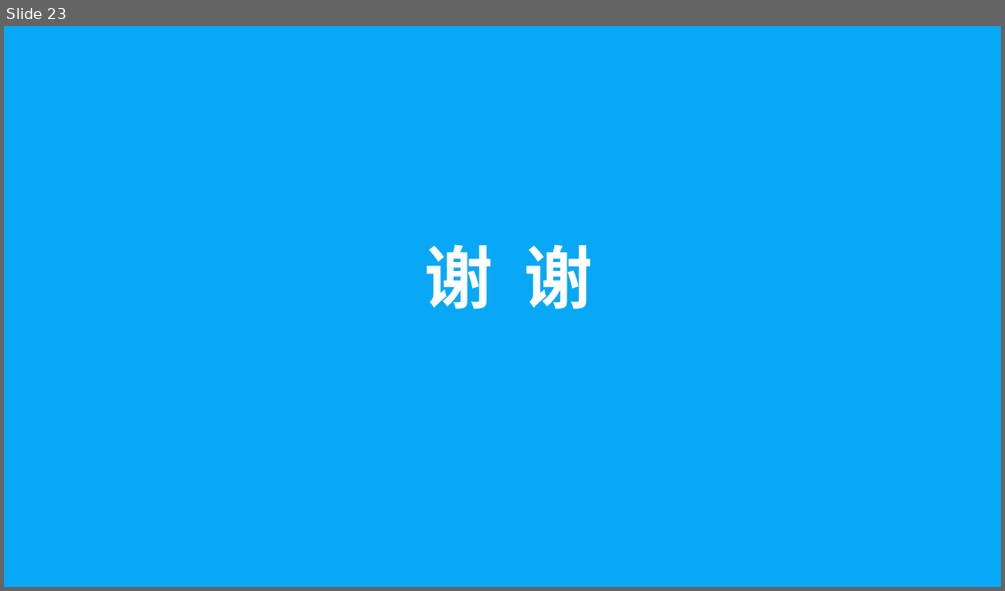
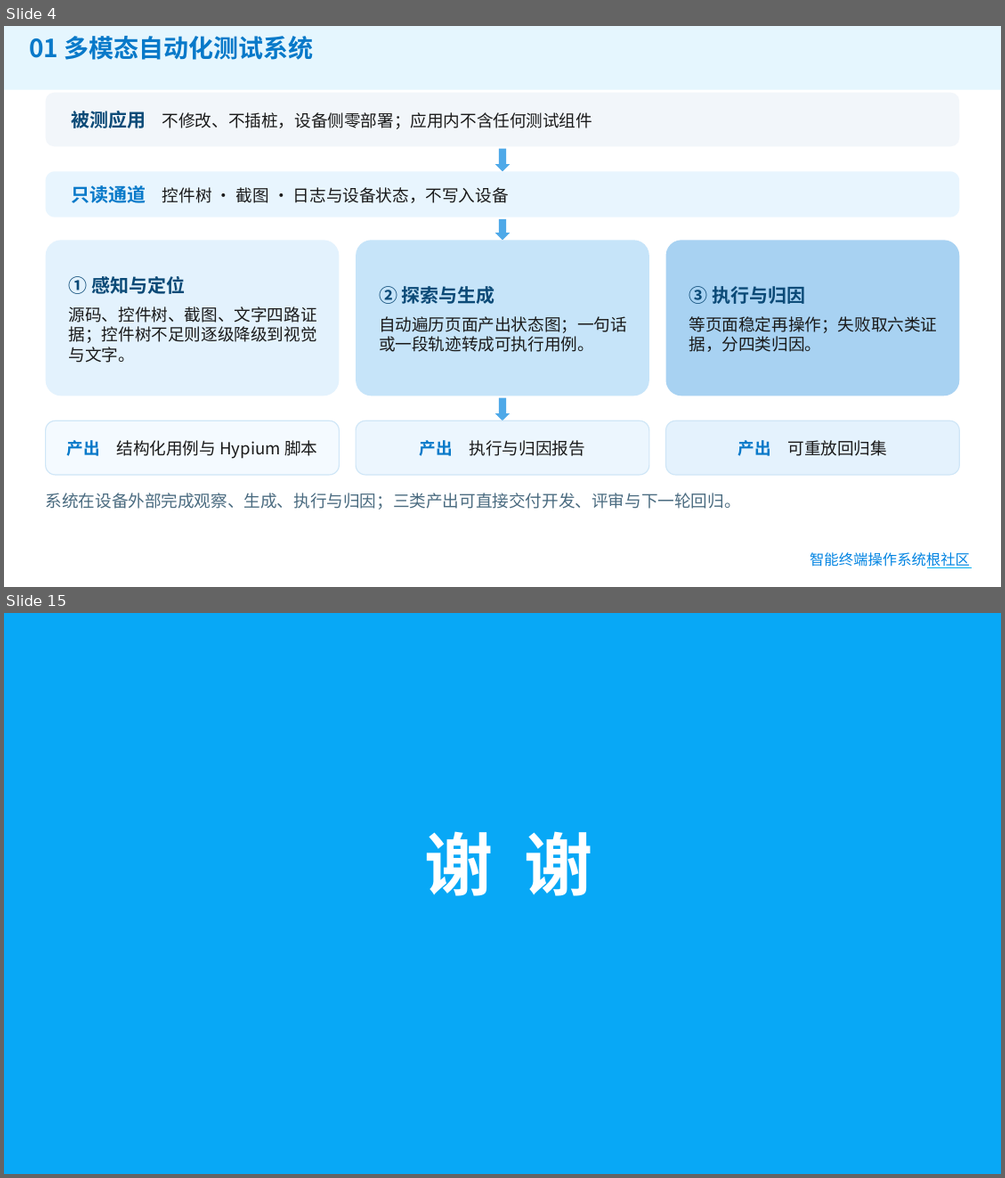
Before and after one commit to gema-secure/ohauto, a slide deck: 提交材料/03-答辩PPT.pptx. Shown one above the other, each under a label of ours: slide 23 before the commit, slides 4 and 15 after it; the slides between them are not shown. The pictures are 1005x591 and 1005x1178 pixels, drawn with LibreOffice and Linux fonts; fonts in the diff are those of the drawing; background and template pictures are left out. Boxes give left, top, right and bottom in pixels: in the first picture for what was removed or moved away, otherwise in the second. Text is boxed around its words. In the diff, an @@ line names an element or a change of style, - is before the commit and + after.

```diff
--- a/提交材料/03-答辩PPT.pptx
+++ b/提交材料/03-答辩PPT.pptx
@@ slide 4 added at <box>4,26,1001,587</box>, background #FFFFFF @@
@@ rectangle added at <box>4,26,1001,89</box>, fill #08A8F6 at 10% opacity @@
@@ text added at <box>29,36,313,60</box>, 24 pt, text #0879C9, bold @@
+01 多模态自动化测试系统
@@ rounded rectangle added at <box>46,93,960,146</box>, fill #F2F6FA, 16 pt, text #1A1A1A @@
+被测应用 不修改、不插桩，设备侧零部署；应用内不含任何测试组件
@@ down arrow added at <box>495,149,510,172</box>, fill #4FA9E8 @@
@@ rounded rectangle added at <box>46,171,960,216</box>, fill #E8F5FE, 16 pt, text #1A1A1A @@
+只读通道 控件树 · 截图 · 日志与设备状态，不写入设备
@@ down arrow added at <box>495,219,510,240</box>, fill #4FA9E8 @@
@@ rounded rectangle added at <box>46,240,340,395</box>, fill #E3F2FD, 16 pt, text #1A1A1A @@
+① 感知与定位
+源码、控件树、截图、文字四路证据；控件树不足则逐级降级到视觉与文字。
@@ rounded rectangle added at <box>356,240,649,395</box>, fill #C6E4F9, 16 pt, text #1A1A1A @@
+② 探索与生成
+自动遍历页面产出状态图；一句话或一段轨迹转成可执行用例。
@@ rounded rectangle added at <box>666,240,960,395</box>, fill #A8D2F2, 16 pt, text #1A1A1A @@
+③ 执行与归因
+等页面稳定再操作；失败取六类证据，分四类归因。
@@ down arrow added at <box>495,398,510,421</box>, fill #4FA9E8 @@
@@ rounded rectangle added at <box>46,421,340,475</box>, fill #F4FAFF, outline #CFE6F7 1 pt, 16 pt, text #1A1A1A @@
+产出 结构化用例与 Hypium 脚本
@@ rounded rectangle added at <box>356,421,649,475</box>, fill #ECF6FE, outline #CFE6F7 1 pt, 16 pt, text #1A1A1A @@
+产出 执行与归因报告
@@ rounded rectangle added at <box>666,421,960,475</box>, fill #E4F2FD, outline #CFE6F7 1 pt, 16 pt, text #1A1A1A @@
+产出 可重放回归集
@@ text added at <box>46,492,741,509</box>, 16 pt, text #4A6B80 @@
+系统在设备外部完成观察、生成、执行与归因；三类产出可直接交付开发、评审与下一轮回归。
@@ text added at <box>809,552,970,568</box>, 14 pt, text gradient #0284E2 to #00B050 @@
+智能终端操作系统根社区
@@ line added from (928, 567) to (971, 567), #00B0F0 1.5 pt @@
@@ what was slide 23 is now slide 15 @@
```
Also in this commit, not shown: 2 slides changed, 11 other slides added, 20 slides removed, 1 other file.
